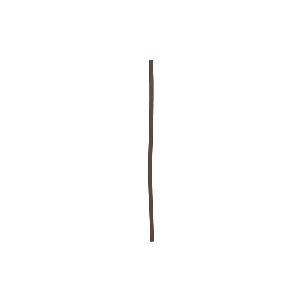
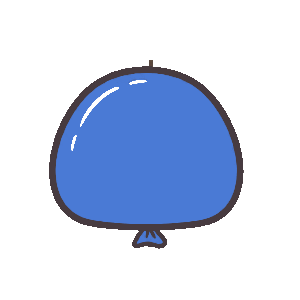
Before/after of a 300x300 layered artwork. What changed in the layer stack:
added layer "string_links" above "string_links #1" over [49, 66, 244, 249]
added layer "string_links #1" above "string_links #2" over [71, 80, 147, 151]
added layer "string_links #2" above "sds" over [53, 71, 240, 246]
added layer "sds" above "sdssd" over [49, 66, 244, 249]